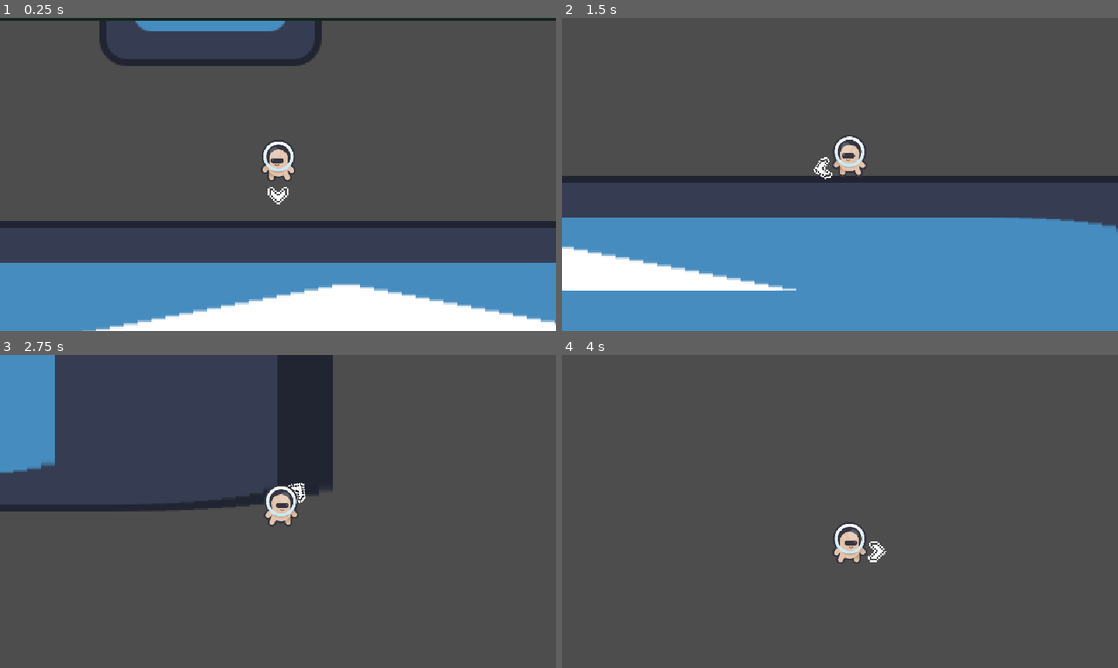
Above: before the commit, frames 1-4 (two rows, left to right).
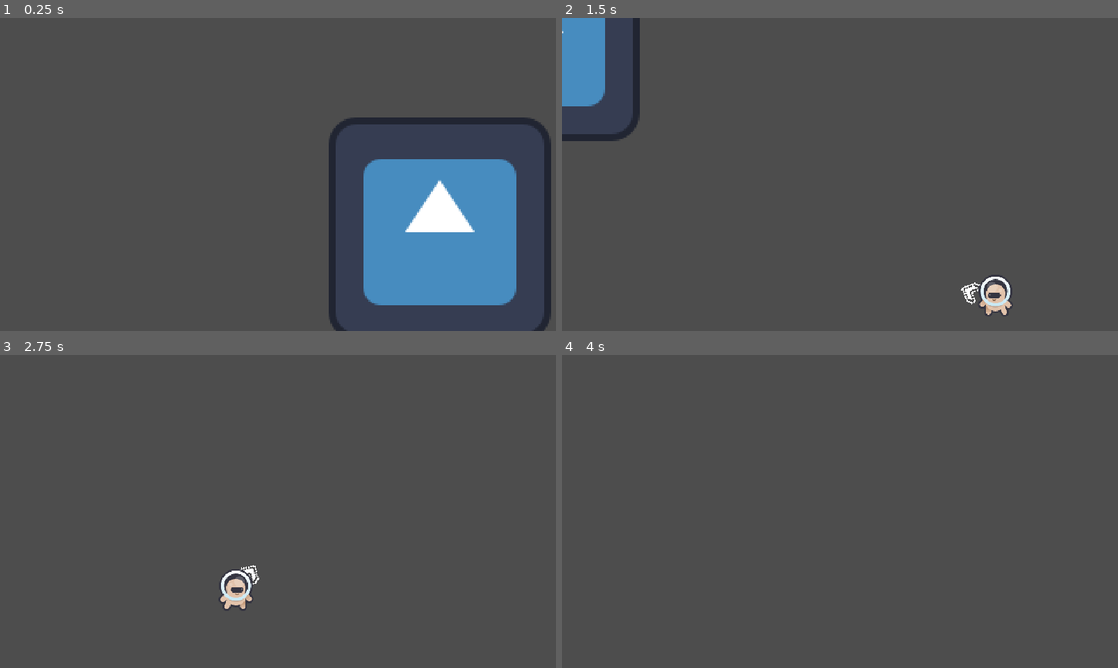
Above: after the commit, the same moments.

Repository: haywirehawk/gmtk2025
Game: Godot game, scene res://maps/test1/test_map_1.tscn
The game is run twice, just before and just after one commit, with the same random seed, the same clock (stepped at 60 frames per second) and the same inputs. The engine's default icon, where the game draws it, is replaced by a stand-in: a white triangle on a blue panel in a dark square.
Inputs (mouse positions are in pixels of both pictures, inside the frame that each line leads up to):
- Up to frame 1 (0.25 s): no input
- Up to frame 2 (1.5 s): move the mouse to (962, 158) at 0.52 s; press the mouse at (962, 158) at 0.53 s; hold D (move_right) from 0.53 s (still down); tap Space (jump) at 0.77 s; move the mouse to (728, 190) at 1.27 s; release the mouse at (728, 190) at 1.28 s; tap F (Interact) at 1.35 s
- Up to frame 3 (2.75 s): tap Space (jump) at 1.52 s; click (166, 527) at 1.55 s; move the mouse to (333, 442) at 2.02 s; release D (move_right) at 2.03 s; press the mouse at (333, 442) at 2.03 s; hold A (move_left) from 2.03 s (still down)
- Up to frame 4 (4 s): move the mouse to (812, 574) at 2.77 s; release A (move_left) at 2.78 s; release the mouse at (812, 574) at 2.78 s; hold D (move_right) from 2.78 s (still down); click (812, 574) at 2.85 s; tap Space (jump) at 3.02, 3.77 s; move the mouse to (1006, 558) at 3.52 s; press the mouse at (1006, 558) at 3.53 s; tap F (Interact) at 3.6 s

The runs differ from the first frame. In frame 1, 35% of the frame differs, in the area x 0-100%, y 0-100%; in frame 2, 42%; in frame 3, 10%; in frame 4, 0.5%.

Commit message:
Player tweaks and groundwork
DOES NOT LASSO DO NOT TRY
Does add new collisions and camera angle

Diff:
--- a/game_objects/camera/game_camera.gd
+++ b/game_objects/camera/game_camera.gd
@@ -1,6 +1,6 @@
 extends Camera2D
 
-const MOTION_DAMPING: float = 40.0
+const MOTION_DAMPING: float = 3.0
 
 @export var target: Node2D
 
--- a/game_objects/camera/game_camera.tscn
+++ b/game_objects/camera/game_camera.tscn
@@ -3,5 +3,6 @@
 [ext_resource type="Script" uid="uid://no0kchxmyw21" path="res://game_objects/camera/game_camera.gd" id="1_7cwtc"]
 
 [node name="GameCamera" type="Camera2D"]
+offset = Vector2(0, -50)
 zoom = Vector2(2, 2)
 script = ExtResource("1_7cwtc")
--- /dev/null
+++ b/game_objects/player/lasso_controller.gd
@@ -0,0 +1,28 @@
+extends Node2D
+
+@export var rest_length = 2.0
+@export var stiffness = 10.0
+@export var damping = 2.0
+
+var thrown: bool
+var target: Vector2
+
+@onready var lasso_raycast: RayCast2D = %LassoRaycast
+@onready var lasso_line: Line2D = %LassoLine
+
+
+func _process(delta: float) -> void:
+	if thrown:
+		handle_lasso(delta)
+
+
+func throw_lasso() -> void:
+	pass
+
+
+func release_lass() -> void:
+	pass
+
+
+func handle_lasso(delta: float) -> void:
+	pass
--- a/game_objects/player/player.gd
+++ b/game_objects/player/player.gd
@@ -12,8 +12,6 @@
 # Movement
 var default_gravity: float = ProjectSettings.get_setting("physics/2d/default_gravity")
 var move_direction_x: float
-var aim_vector: Vector2
-var joypad_aim_vector: Vector2
 var is_jumping: bool
 # Inputs
 var mouse_aim_vector: Vector2
@@ -22,19 +20,26 @@
 var input_lasso_held: bool
 var input_lasso_just_pressed: bool
 var joystick_mode: bool
+# Lasso
+var aim_vector: Vector2
+var joypad_aim_vector: Vector2
+var lasso_hook_position: Vector2
+var lasso_hooked: bool
+var current_lasso_length: float
 
 @onready var visuals: Node2D = $Visuals
 @onready var aim_root: Node2D = %AimRoot
-@onready var lasso_root: Node2D = %LassoRoot
 @onready var direction_arrow: Sprite2D = %DirectionArrow
+@onready var lasso_controller: Node2D = %LassoController
 @onready var lasso_raycast: RayCast2D = %LassoRaycast
+@onready var lasso_line: Line2D = %LassoLine
 
 
 func _ready() -> void:
 	lasso_raycast.target_position *= lasso_range
 
 
-func _process(delta: float) -> void:
+func _process(_delta: float) -> void:
 	update_aim_position()
 	move_and_slide()
 
@@ -43,9 +48,13 @@
 	apply_gravity(delta)
 	get_inputs()
 	handle_jump()
-	handle_horizontal_movement(delta)
-	if input_lasso_just_pressed:
-		try_lasso_grab()
+	handle_walking_movement(delta)
+	#if input_lasso_just_pressed:
+		#try_lasso_grab()
+	#if lasso_hooked and input_lasso_held:
+		#swing(delta)
+	#elif lasso_hooked:
+		#release_lasso()
 
 
 func _input(event: InputEvent) -> void:
@@ -77,7 +86,7 @@
 	if is_zero_approx(aim_vector.length_squared()):
 		direction_arrow.hide()
 	else:
-		lasso_root.look_at(lasso_root.global_position + aim_vector)
+		lasso_controller.look_at(lasso_controller.global_position + aim_vector)
 		direction_arrow.look_at(aim_root.global_position + aim_vector)
 
 
@@ -86,7 +95,7 @@
 		velocity.y += gravity * delta
 
 
-func handle_horizontal_movement(delta: float) -> void:
+func handle_walking_movement(delta: float) -> void:
 	if is_on_floor():
 		var target_velocity := move_direction_x * BASE_MOVE_SPEED
 		velocity.x = lerpf(velocity.x, target_velocity, 1 - exp(-BASE_MOVEMENT_DAMPING * delta))
@@ -107,7 +116,30 @@
 func try_lasso_grab() -> void:
 	if lasso_raycast.is_colliding():
 		print("lasso!")
-		var lasso_length = lasso_raycast.get_collision_point()
+		lasso_hook_position = lasso_raycast.get_collision_point()
+		current_lasso_length = aim_root.global_position.distance_to(lasso_hook_position)
+		lasso_hooked = true
+
+
+# TODO: Lasso as a hold and release button combo instead of click = immediate lasso
+# 		Lasso point moves towards target point but is restricted by players distance, so if player moves away/ falls it doesnt reach?
+
+func swing(delta: float) -> void:
+	var radius = global_position - lasso_hook_position
+	var motion: Vector2 = velocity
+	if motion.length() < 0.01 or radius.length() < 10: return
+	var angle = acos(radius.dot(motion) / radius.length() * motion.length())
+	var radial_velocity = cos(angle) * motion.length()
+	motion += radius.normalized() * -radial_velocity
+
+	if global_position.distance_to(lasso_hook_position) > current_lasso_length:
+		global_position = lasso_hook_position + radius.normalized() * current_lasso_length
+
+	velocity = motion + ((lasso_hook_position - global_position).normalized() * 15000 * delta) * .975
+
+
+func release_lasso() -> void:
+	lasso_hooked = false
 
 
 #func flip_visuals_direction() -> void:
--- a/game_objects/player/player.tscn
+++ b/game_objects/player/player.tscn
@@ -1,18 +1,32 @@
-[gd_scene load_steps=5 format=3 uid="uid://bbs6thqicl6be"]
+[gd_scene load_steps=8 format=3 uid="uid://bbs6thqicl6be"]
 
 [ext_resource type="Script" uid="uid://dfc77vxsgp2f4" path="res://game_objects/player/player.gd" id="1_jcgnw"]
 [ext_resource type="Texture2D" uid="uid://deoylh3dnpbwl" path="res://game_objects/player/character_beige_idle.svg" id="1_l3qw1"]
 [ext_resource type="Texture2D" uid="uid://b5i7k7oayc3xp" path="res://game_objects/player/arrow.png" id="3_gnf7o"]
+[ext_resource type="Script" uid="uid://d2xmhmq8mvtfh" path="res://game_objects/player/lasso_controller.gd" id="4_f4exj"]
+[ext_resource type="Script" uid="uid://bkswfck8okvcx" path="res://scripts/state_machine/state_machine.gd" id="4_na85j"]
 
 [sub_resource type="CircleShape2D" id="CircleShape2D_ec2f0"]
 radius = 8.0
 
+[sub_resource type="CircleShape2D" id="CircleShape2D_na85j"]
+radius = 30.0
+
 [node name="Player" type="CharacterBody2D"]
 script = ExtResource("1_jcgnw")
+lasso_range = 100.0
 
 [node name="PlayerCollision" type="CollisionShape2D" parent="."]
 position = Vector2(0, -8)
 shape = SubResource("CircleShape2D_ec2f0")
+
+[node name="ActivationArea" type="Area2D" parent="."]
+collision_layer = 2
+collision_mask = 0
+
+[node name="CollisionShape2D" type="CollisionShape2D" parent="ActivationArea"]
+position = Vector2(0, -10)
+shape = SubResource("CircleShape2D_na85j")
 
 [node name="AimRoot" type="Node2D" parent="."]
 unique_name_in_owner = true
@@ -30,11 +44,30 @@
 scale = Vector2(0.25, 0.25)
 texture = ExtResource("1_l3qw1")
 
-[node name="LassoRoot" type="Node2D" parent="Visuals"]
+[node name="LassoController" type="Node2D" parent="Visuals"]
 unique_name_in_owner = true
 position = Vector2(0, -8)
+script = ExtResource("4_f4exj")
 
-[node name="LassoRaycast" type="RayCast2D" parent="Visuals/LassoRoot"]
+[node name="LassoRaycast" type="RayCast2D" parent="Visuals/LassoController"]
 unique_name_in_owner = true
 target_position = Vector2(1, 0)
 collision_mask = 16
+
+[node name="LassoLine" type="Line2D" parent="Visuals/LassoController"]
+unique_name_in_owner = true
+
+[node name="StateMachine" type="Node" parent="."]
+script = ExtResource("4_na85j")
+
+[node name="Idle" type="Node" parent="StateMachine"]
+
+[node name="Swing" type="Node" parent="StateMachine"]
+
+[node name="Walk" type="Node" parent="StateMachine"]
+
+[node name="Fall" type="Node" parent="StateMachine"]
+
+[node name="Jump" type="Node" parent="StateMachine"]
+
+[node name="Stun" type="Node" parent="StateMachine"]
--- a/maps/test1/test_map_1.tscn
+++ b/maps/test1/test_map_1.tscn
@@ -5,7 +5,7 @@
 [ext_resource type="PackedScene" uid="uid://c752gnmyuhq6i" path="res://game_objects/camera/game_camera.tscn" id="3_i4lod"]
 
 [sub_resource type="RectangleShape2D" id="RectangleShape2D_wwfj4"]
-size = Vector2(856, 122)
+size = Vector2(900, 100)
 
 [node name="TestMap1" type="Node"]
 
@@ -22,6 +22,7 @@
 shape = SubResource("RectangleShape2D_wwfj4")
 
 [node name="Sprite2D" type="Sprite2D" parent="StaticBody2D"]
+visible = false
 scale = Vector2(8, 1)
 texture = ExtResource("1_cjpbq")
 
@@ -35,8 +36,9 @@
 shape = SubResource("RectangleShape2D_wwfj4")
 
 [node name="Sprite2D" type="Sprite2D" parent="grabbablestatic"]
+visible = false
 modulate = Color(0.564706, 1, 0.552941, 1)
-scale = Vector2(8, 1)
+scale = Vector2(9, 1)
 texture = ExtResource("1_cjpbq")
 
 [node name="Entities" type="Node2D" parent="." groups=["entities_layer"]]
--- /dev/null
+++ b/scripts/state_machine/state.gd
@@ -0,0 +1,46 @@
+extends Node
+class_name State
+
+@warning_ignore("unused_signal")
+signal transition(state: State, new_state_name: String)
+
+## The [param String] name of the animation to play when entering this state.
+@export var animation_name: String
+
+var gravity: int = ProjectSettings.get_setting("physics/2d/default_gravity")
+# Holds a reference to the parent and animation player
+# to avoid scene tree heirarchy assumptions.
+var parent: CharacterBody2D: set = _set_parent
+var animations: Node
+
+
+func _set_parent(node: CharacterBody2D) -> void:
+	parent = node
+	return
+
+
+func init():
+	pass
+
+
+## Called when entering this state, to set up before updates start. [br]
+## Use [param super()] to use the base function (such as animations)
+## in addition to extended class overrides.
+func enter() -> void:
+	if animations:
+		animations.play(animation_name)
+
+
+## Called when exiting this state.
+func exit() -> void:
+	pass
+
+
+## Called every frame while this state is active.
+func update(_delta: float) -> void:
+	pass
+
+
+## Called every physics frame while this state is active.
+func physics_update(_delta: float) -> void:
+	pass
--- /dev/null
+++ b/scripts/state_machine/state_machine.gd
@@ -0,0 +1,76 @@
+extends Node
+class_name StateMachine
+
+## Starting state for this [param StateMachine]
+@export var initial_state: State
+## Allow gravity to affect this entity
+@export var gravity: bool = true
+
+var current_state: State
+var states: Dictionary = {}
+
+
+## Initializes all the states included as children to this node. [br]
+## Requires a reference to the [CharacterBody2D], and an optional [AnimatedSprite2D] or [AnimationPlayer].
+func init(parent: CharacterBody2D, animation_node: Node = null) -> void:
+	var animations: Node = null
+	if animation_node is AnimatedSprite2D || animation_node is AnimationPlayer:
+		animations = animation_node
+	for child in get_children():
+		if child is State:
+			states[child.name.to_lower()] = child
+			child.transition.connect(_on_child_transition)
+			child.parent = parent
+			if animations:
+				child.animations = animations
+			if !gravity:
+				child.gravity = 0
+			child.init()
+
+	if initial_state:
+		initial_state.enter()
+		current_state = initial_state
+
+
+# Forward the process function to the active state
+func _process(delta: float) -> void:
+	if current_state:
+		current_state.update(delta)
+
+
+# Forward the physics process function to the active state
+func _physics_process(delta: float) -> void:
+	if current_state:
+		current_state.physics_update(delta)
+
+
+# Handle exiting previous state and entering next state based on owner node's calls.
+func change_state(new_state_name: String):
+	var new_state = states.get(new_state_name.to_lower())
+	if !new_state: return
+
+	if current_state:
+		current_state.exit()
+
+	print("%s's state is changing to %s by function call." % [owner.name, new_state_name])
+
+	new_state.enter()
+	current_state = new_state
+
+
+# Handle exiting previous state and entering next state based on child node's logic.
+func _on_child_transition(state: State, new_state_name: String):
+	# Safety check: Only continue if the signal came from current scene
+	if state != current_state:
+		return
+
+	var new_state = states.get(new_state_name.to_lower())
+	if !new_state: return
+
+	if current_state:
+		current_state.exit()
+
+	print("%s's state is changing to %s from %s." % [owner.name, new_state_name, current_state.name])
+
+	new_state.enter()
+	current_state = new_state
Not shown, added: game_objects/player/lasso_controller.gd.uid
Not shown, added: scripts/state_machine/state.gd.uid
Not shown, added: scripts/state_machine/state_machine.gd.uid
